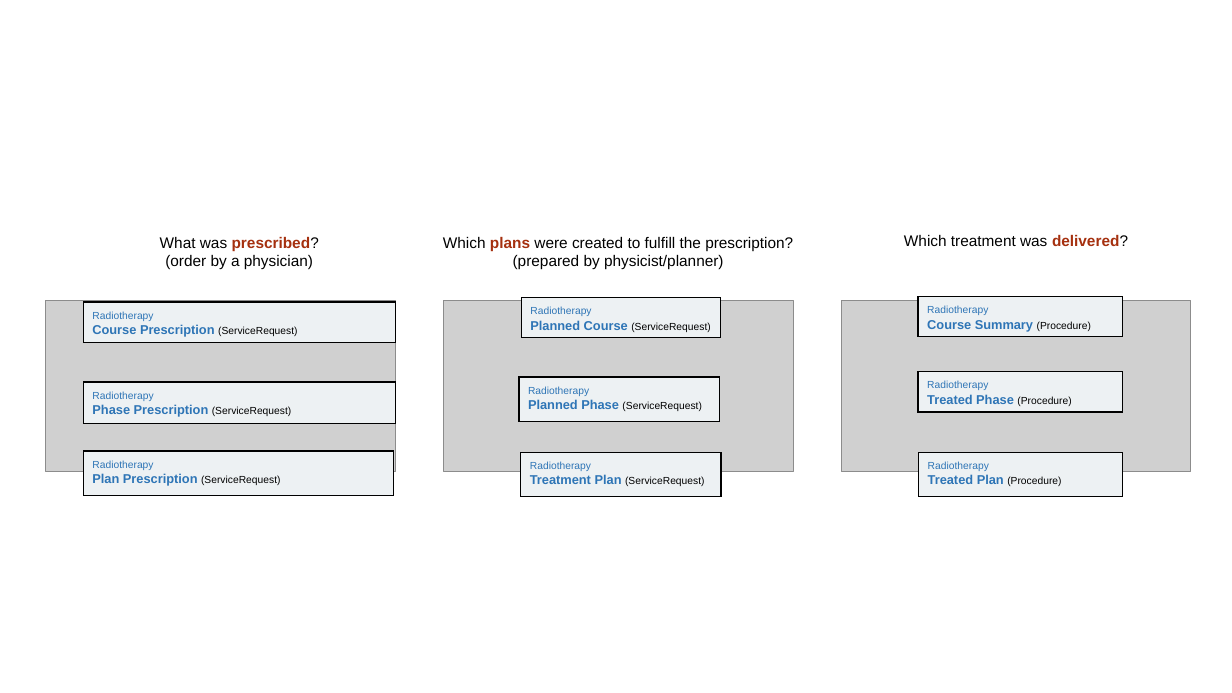
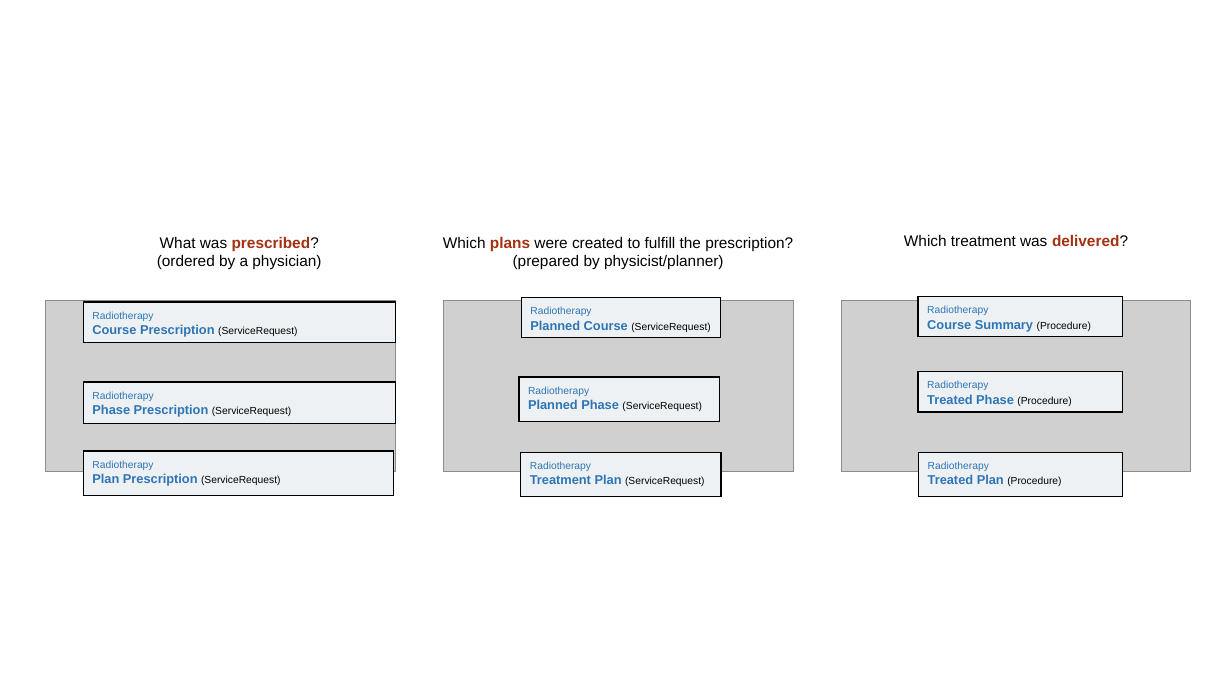
Before and after one commit to HL7/codex-radiation-therapy, a slide deck: slide 2 of input/images-source/RTResourcesOverview.pptx. Drawn at 1232x693 pixels with LibreOffice and Linux fonts; fonts in the diff are those of the drawing; grey boxes stand for pictures. Boxes give left, top, right and bottom in pixels: in the first picture for what was removed or moved away, otherwise in the second. Text is boxed around its words. In the diff, an @@ line names an element or a change of style, - is before the commit and + after.

Commit message:
fixed wording 'ordered'

```diff
--- a/input/images-source/RTResourcesOverview.pptx
+++ b/input/images-source/RTResourcesOverview.pptx
@@ text at (157, 255, 321, 269): text changed @@
-(order by a physician)
+(ordered by a physician)
```
Also in this commit, not shown: 1 other file.
